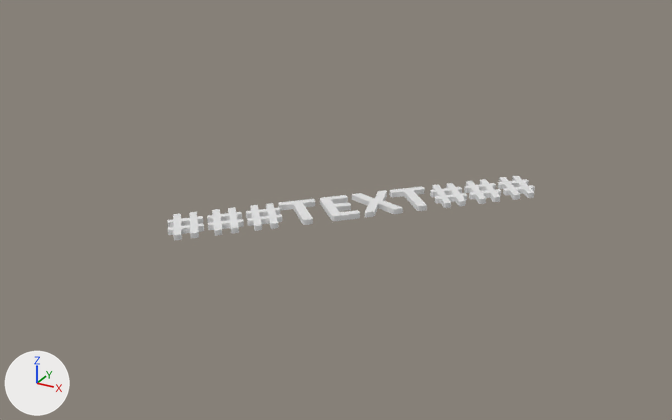
What one commit did to the Blender file static/ribbon.blend.
Before and after are seen from a 50 mm camera at (8.49, -17.56, 8.44) aimed at (-0.86, -0.56, -0.06). The axes (+X, +Y, +Z) are drawn at lower left. The lights are the same throughout. Text is drawn in Blender's own font.

The older version as bpy lines, for what is in view:
```python
me_text = bpy.data.meshes.new('Text')
me_text.from_pydata(...)  # 21420 vertices, 16049 faces; spans x -4.31..4.31, y -0.01..1.1, z -0.06..0.06
ob_text = bpy.data.objects.new('Text', me_text)
ob_text.location = (0.0, -0.73, 0.06)
ob_text.rotation_euler = (0.0, 0.0, 0.785)  # degrees (0, 0, 45)
```
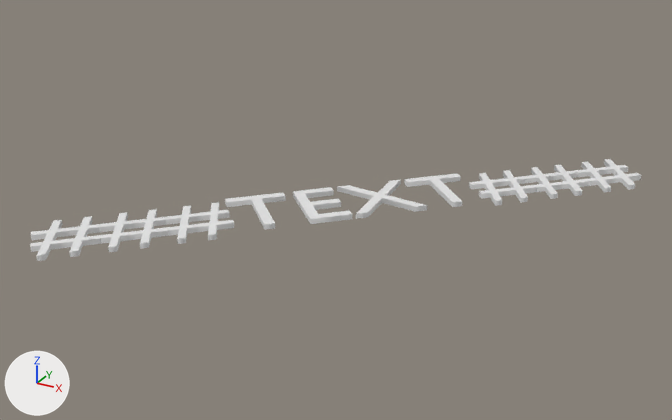
Commit message: update ribbon

What differs and where, as boxes (x1, y1, x2, y2) in the pictures (672 x 420 px):
```json
{"object": "Text", "change": "reshaped", "before": [167, 176, 535, 240], "after": [30, 159, 641, 261], "on screen": "66% wider, 58% taller"}
```

The change, as JSON lines over the scene's bpy script:
```json
{"op": "add", "block": "txt_text", "code": ["txt_text = bpy.data.curves.new('Text', 'FONT')", "txt_text.body = '###TEXT###'", "txt_text.extrude = 0.06", "txt_text.align_x = 'CENTER'", "txt_text.size = 2.4"]}
{"op": "set", "path": "ob_text", "old": "bpy.data.objects.new('Text', me_text)", "new": "bpy.data.objects.new('Text', txt_text)"}
```
